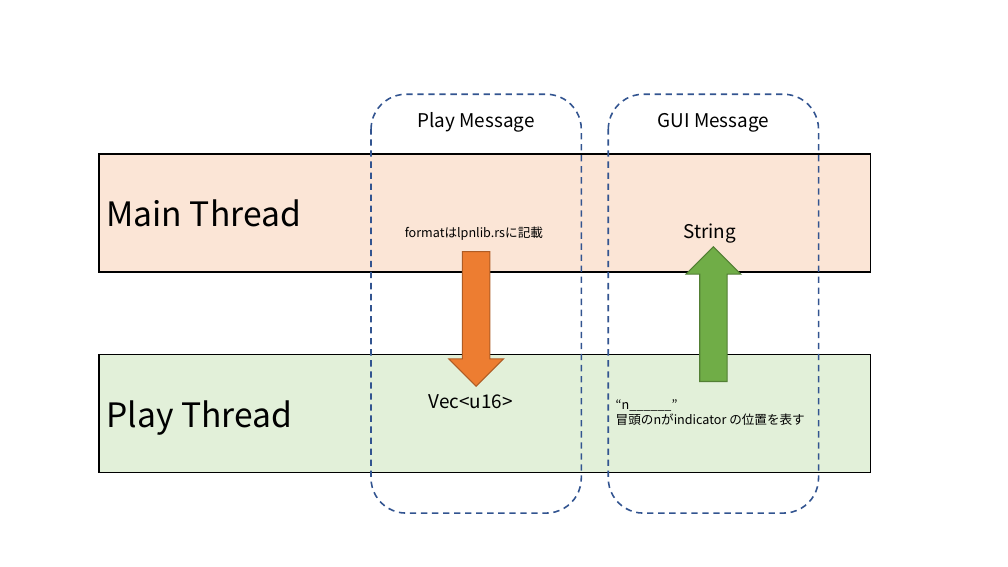
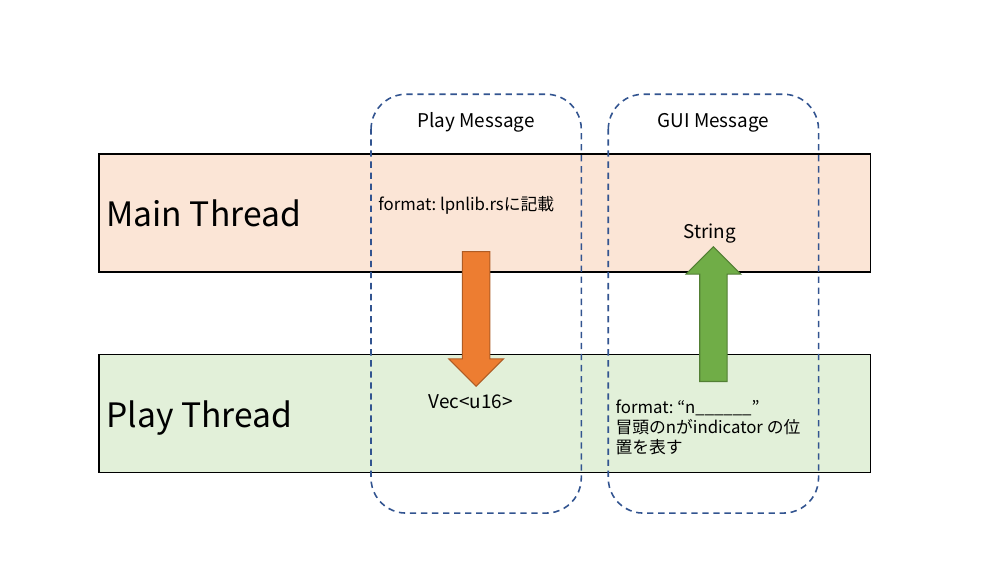
Before and after one commit to hasebems/Loopian_Rust, a slide deck: slide 15 of doc/design.pptx (slide 14 before the commit). Drawn at 1008x567 pixels with LibreOffice and Linux fonts; fonts in the diff are those of the drawing. Boxes give left, top, right and bottom in pixels: in the first picture for what was removed or moved away, otherwise in the second. Text is boxed around its words. In the diff, an @@ line names an element or a change of style, - is before the commit and + after.

```diff
--- a/doc/design.pptx
+++ b/doc/design.pptx
@@ text at [378, 196, 554, 214]: text changed; size 12 to 16 pt @@
-formatはlpnlib.rsに記載
+format: lpnlib.rsに記載
@@ text at [616, 399, 759, 416]: text changed; size 12 to 16 pt @@
-“n______”
+format: “n______”
@@ text at [616, 419, 801, 455]: size 12 to 16 pt in "冒頭のnがindicator の位置を表す" @@
```
Also in this commit, not shown: 3 other slides changed, 1 slide added, 1 other file.
